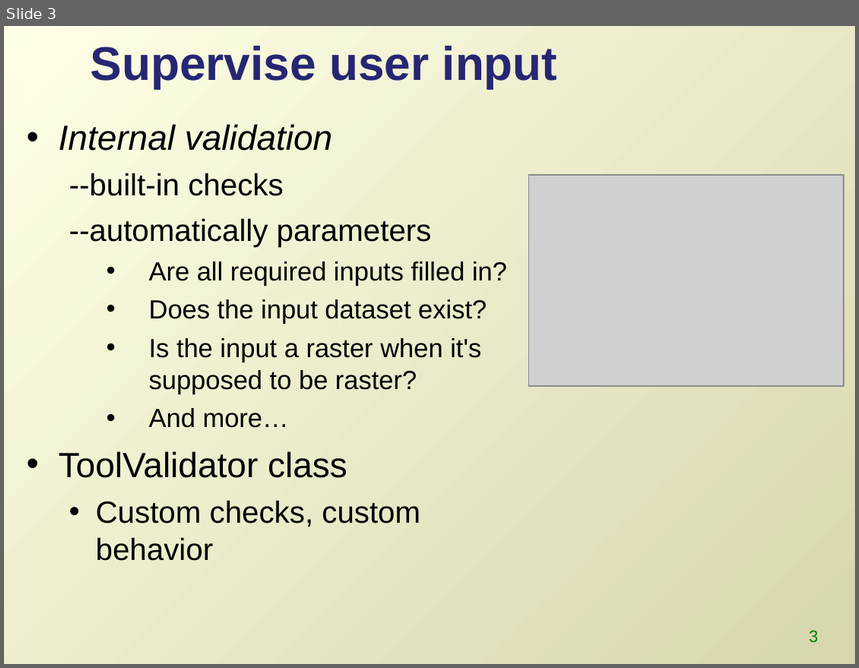
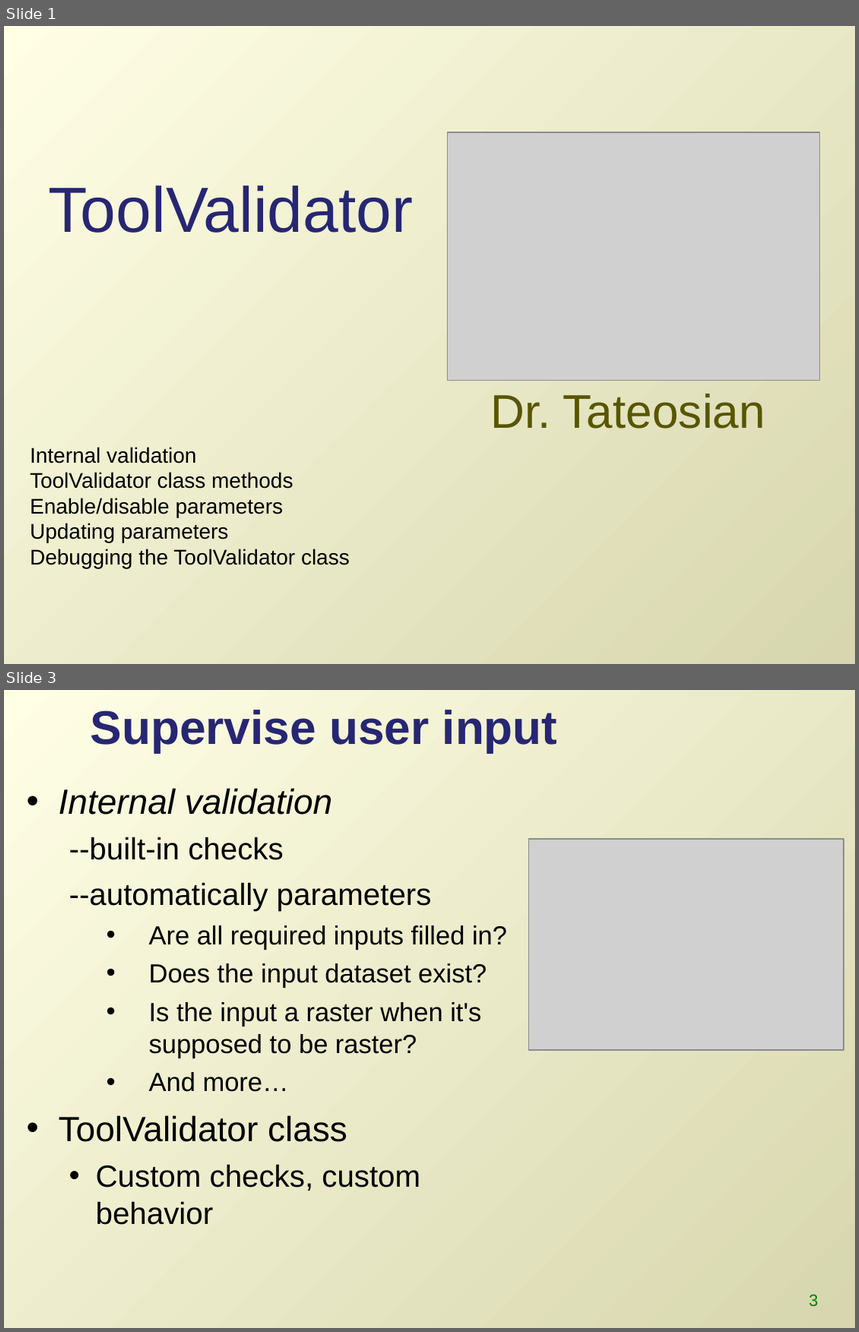
Before and after one commit to lgtateos/gis540, a slide deck: slides/toolValidator.ppt. Shown one above the other, each under a label of ours: slide 3 before the commit, slides 1 and 3 after it; the slides between them are not shown. The pictures are 859x668 and 859x1332 pixels, drawn with LibreOffice and Linux fonts; fonts in the diff are those of the drawing; grey boxes stand for pictures. Boxes give left, top, right and bottom in pixels: in the first picture for what was removed or moved away, otherwise in the second. Text is boxed around its words. In the diff, an @@ line names an element or a change of style, - is before the commit and + after.

```diff
--- a/slides/toolValidator.ppt
+++ b/slides/toolValidator.ppt
@@ slide 1 added at <box>4,26,855,664</box>, background gradient #FFFFE6 to #D7D6AE @@
@@ picture added at <box>448,132,820,381</box> @@
@@ title added at <box>49,186,413,233</box>, 54 pt, text #262673 @@
+ToolValidator
@@ subtitle added at <box>490,394,766,429</box>, 40 pt, text #585600 @@
+Dr. Tateosian
@@ text added at <box>30,447,350,569</box>, 18 pt, text #000000 @@
+Internal validation
+ToolValidator class methods
+Enable/disable parameters
+Updating parameters
+Debugging the ToolValidator class
```
Also in this commit, not shown: 4 slides changed, 1 other slide added, 1 slide removed.
